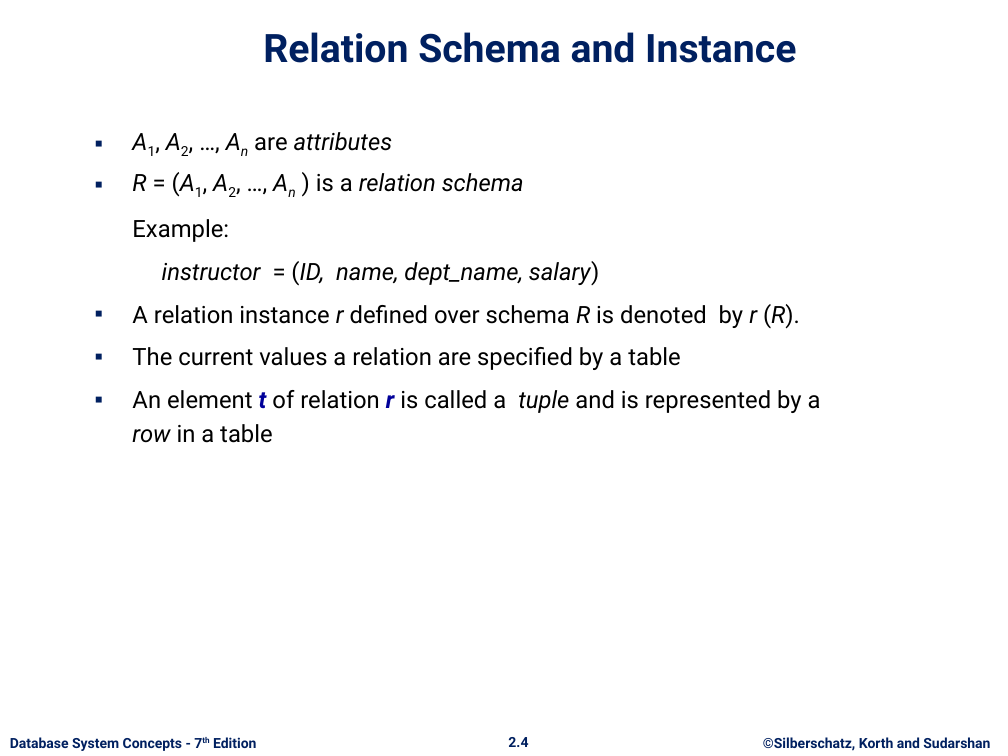
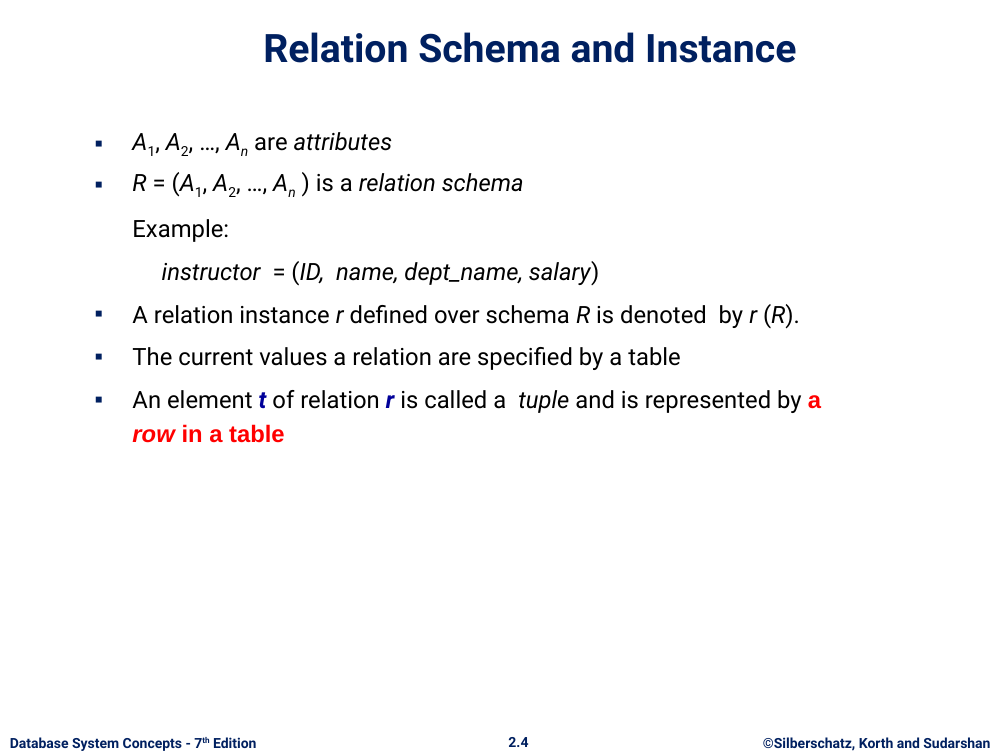
Before and after one commit to August1314/Database, a slide deck: slide 4 of 理论课课件/ch2.pptx. Drawn at 1008x756 pixels with LibreOffice and Linux fonts; fonts in the diff are those of the drawing; background and template pictures are left out. Boxes give left, top, right and bottom in pixels: in the first picture for what was removed or moved away, otherwise in the second. Text is boxed around its words. In the diff, an @@ line names an element or a change of style, - is before the commit and + after.

```diff
--- a/理论课课件/ch2.pptx
+++ b/理论课课件/ch2.pptx
@@ text at bbox=[132, 390, 821, 443]: font Roboto to Arial, text colour #000000 to #FF0000, bold on in "a row in a table" @@
```
Also in this commit, not shown: 42 other files.
